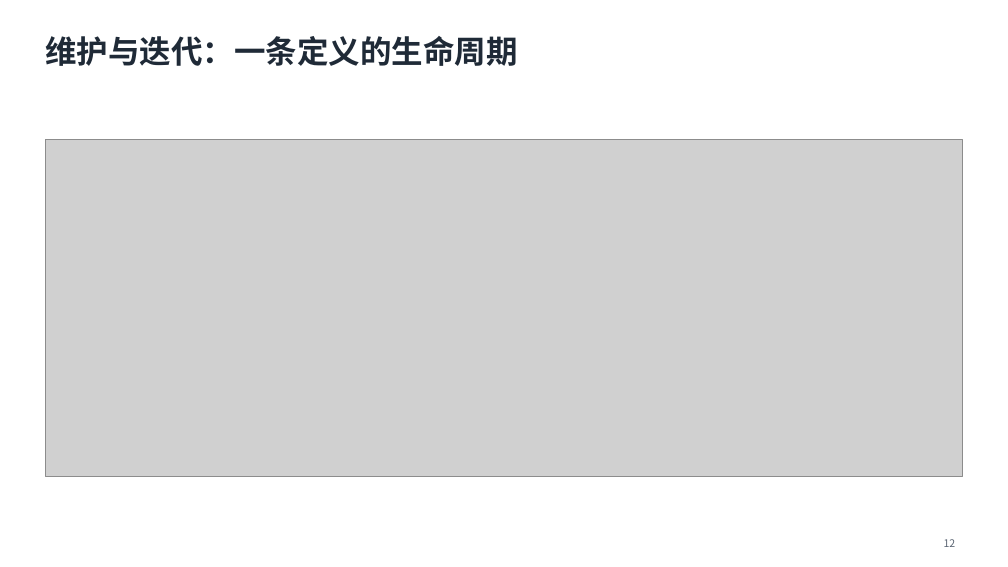
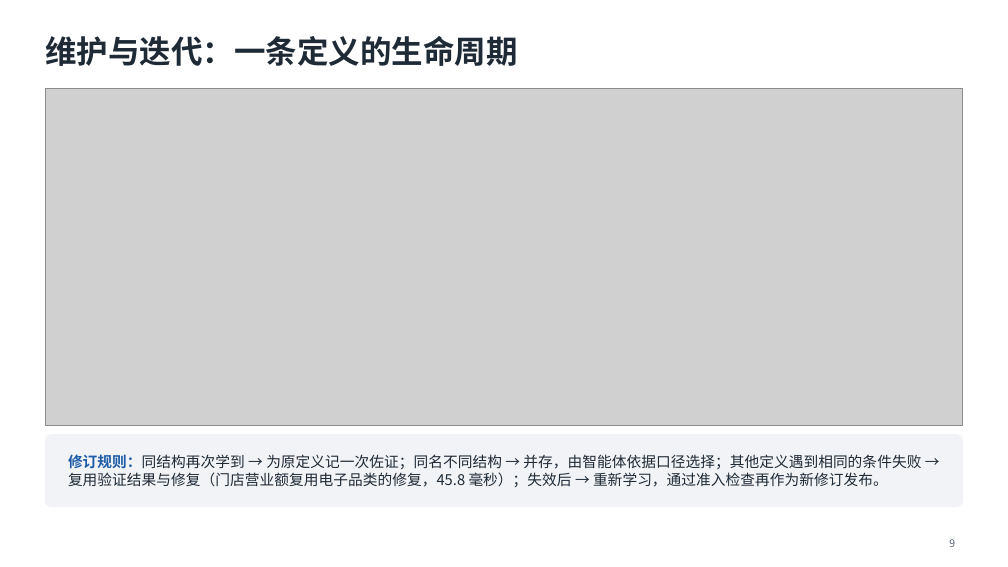
Before and after one commit to mmmttt000045/agent4db-adapter, a slide deck: slide 9 of docs/mavra-system.pptx (slide 12 before the commit). Drawn at 1008x567 pixels with LibreOffice and Linux fonts; fonts in the diff are those of the drawing; grey boxes stand for pictures. Boxes give left, top, right and bottom in pixels: in the first picture for what was removed or moved away, otherwise in the second. Text is boxed around its words. In the diff, an @@ line names an element or a change of style, - is before the commit and + after.

```diff
--- a/docs/mavra-system.pptx
+++ b/docs/mavra-system.pptx
@@ picture: place and size @@
-picture at [45, 140, 963, 476]
+picture at [45, 88, 963, 425]
@@ rounded rectangle added at [45, 435, 963, 507], fill #F1F3F6, outline #F1F3F6 1 pt @@
@@ text added at [68, 454, 921, 487], 14 pt, text #1F2A37 @@
+修订规则：同结构再次学到 → 为原定义记一次佐证；同名不同结构 → 并存，由智能体依据口径选择；其他定义遇到相同的条件失败 → 复用验证结果与修复（门店营业额复用电子品类的修复，45.8 毫秒）；失效后 → 重新学习，通过准入检查再作为新修订发布。
@@ page number at [949, 539, 955, 547]: text changed @@
-12
+9
```
Also in this commit, not shown: 5 other slides changed, 1 slide added, 7 slides removed, 2 other files.
